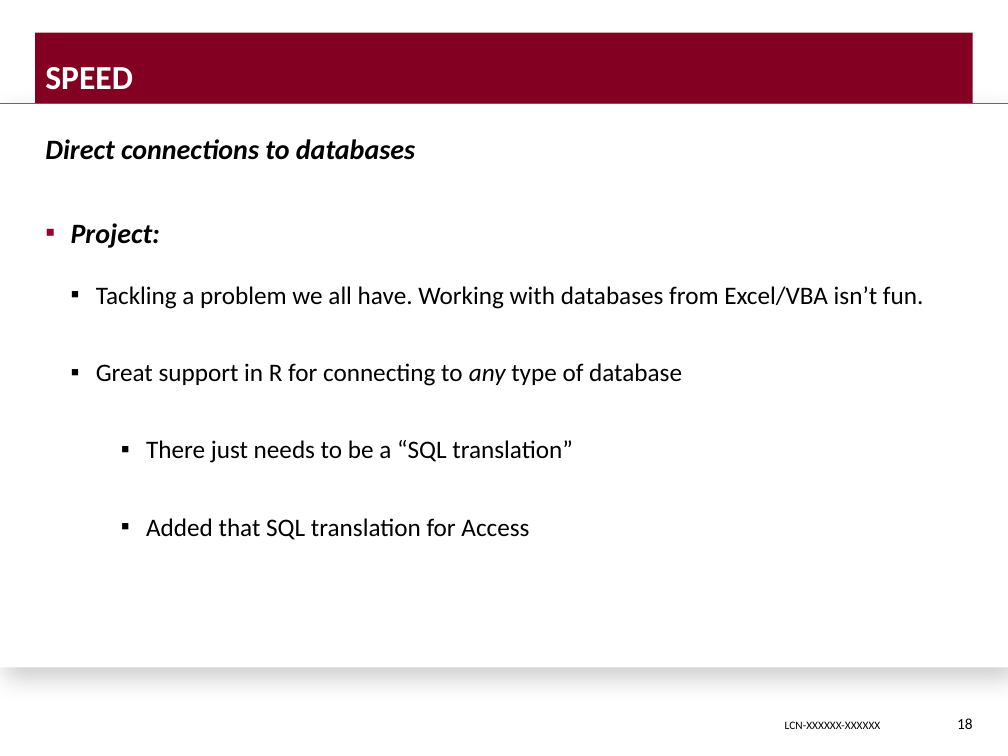
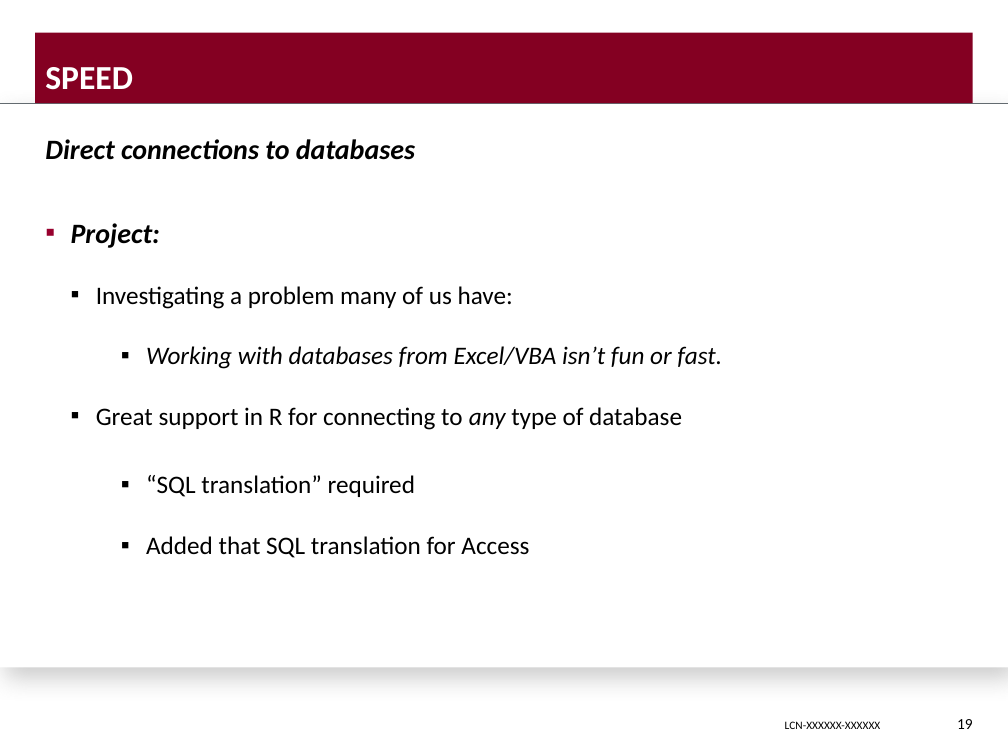
Before and after one commit to DavisVaughan/slides, a slide deck: slide 19 of final-presentation/final-presentation-davis-vaughan.pptx (slide 18 before the commit). Drawn at 1008x756 pixels with LibreOffice and Linux fonts; fonts in the diff are those of the drawing; background and template pictures are left out. Boxes give left, top, right and bottom in pixels: in the first picture for what was removed or moved away, otherwise in the second. Text is boxed around its words. In the diff, an @@ line names an element or a change of style, - is before the commit and + after.

```diff
--- a/final-presentation/final-presentation-davis-vaughan.pptx
+++ b/final-presentation/final-presentation-davis-vaughan.pptx
@@ text at <box>96,286,722,369</box>: text changed; italic on @@
-  ▪ Tackling a problem we all have. Working with databases from Excel/VBA isn’t fun.
+  ▪ Investigating a problem many of us have:
+      ▪ Working with databases from Excel/VBA isn’t fun or fast.
@@ text at <box>96,407,682,558</box>: less space between paragraphs @@
@@ text at <box>146,475,415,497</box>: text changed @@
-      ▪ There just needs to be a “SQL translation”
+      ▪ “SQL translation” required
@@ page number at <box>957,719,973,729</box>: text changed @@
-18
+19
```
Also in this commit, not shown: 11 other slides changed, 2 slides added, 3 slides removed, 2 other files.
